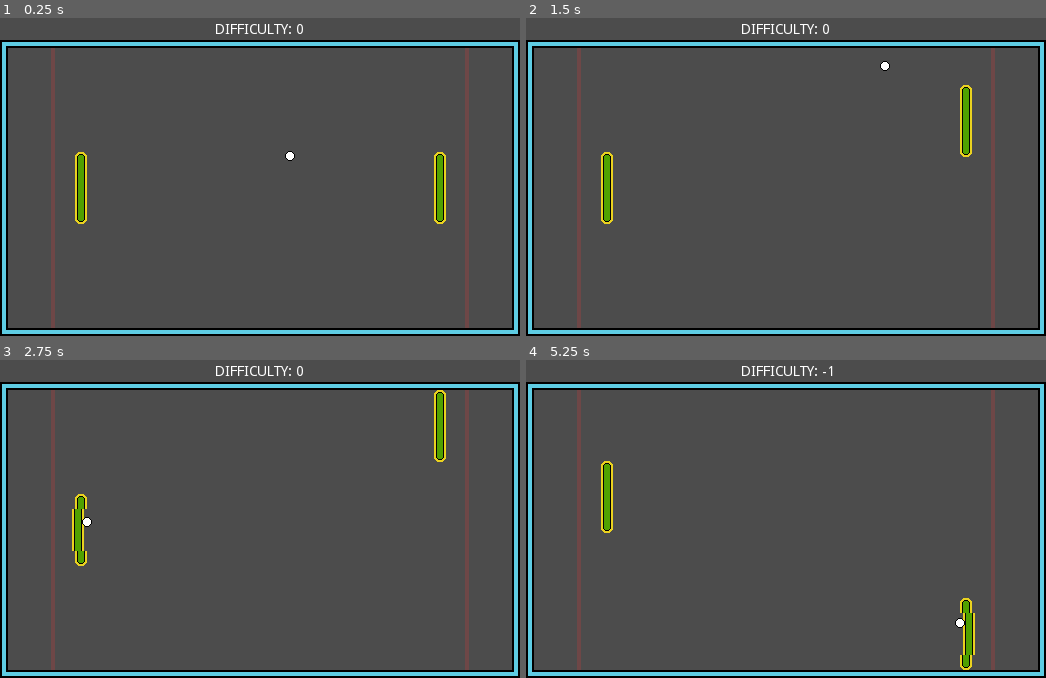
Above: before the commit, frames 1-4 (two rows, left to right).
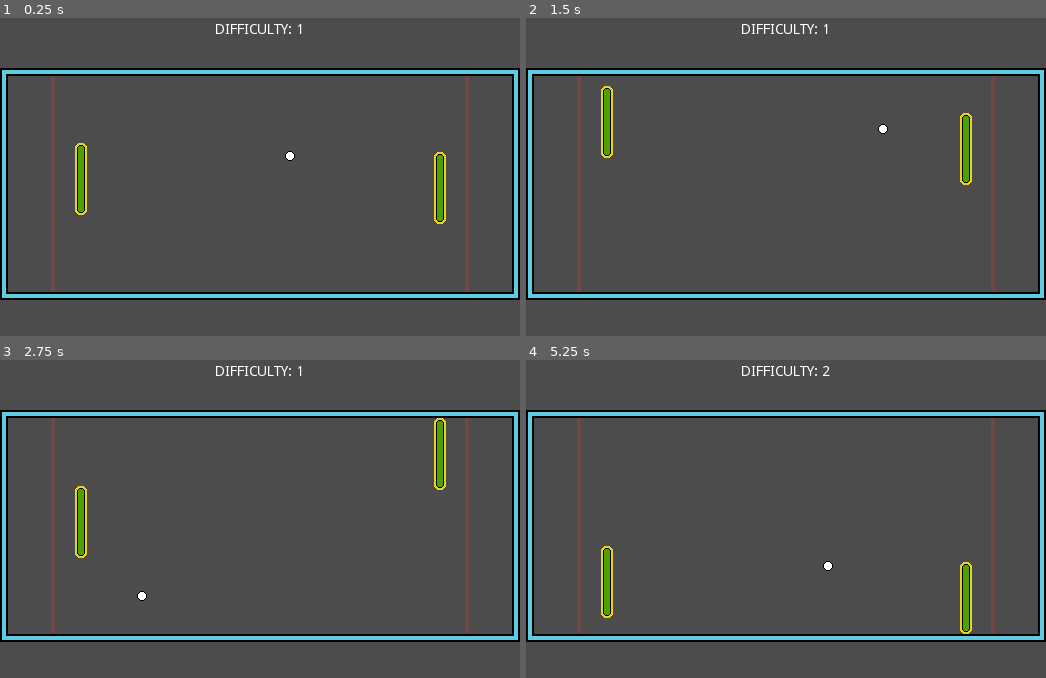
Above: after the commit, the same moments.

Repository: tkshehan/_pong
Game: Godot game, scene res://Game/Game.tscn
Two runs of this game, one before a commit and one after it. Both use one fixed random seed, a clock stepped at 60 frames per second and the inputs below. Sound files missing from this copy of the repository are replaced by a short silence.
Inputs:
- Up to frame 1 (0.25 s): no input
- Up to frame 2 (1.5 s): hold Up (move_up) 0.53-1.28 s; hold Down (move_down) from 1.28 s (still down)
- Up to frame 3 (2.75 s): release Down (move_down) at 2.03 s; hold Up (move_up) from 2.03 s (still down)
- Up to frame 4 (5.25 s): release Up (move_up) at 3.53 s; hold Down (move_down) from 3.53 s (still down)

The runs differ from the first frame. In frame 1, 11% of the frame differs, in the area x 0-100%, y 1-100%; in frame 2, 12%; in frame 3, 12%; in frame 4, 12%.

Commit message:
lowered arena ceiling, increased ai base difficulty

Diff:
--- a/Game/Actors/AI_Player.tscn
+++ b/Game/Actors/AI_Player.tscn
@@ -8,3 +8,4 @@
 [node name="Paddle" parent="." instance=ExtResource( 1 )]
 rotation = 3.14159
 script = ExtResource( 2 )
+max_speed = 400
--- a/Game/Game.gd
+++ b/Game/Game.gd
@@ -4,7 +4,7 @@
 const Center = Vector2(256,160)
 
 onready var ball = preload("res://Game/Ball.tscn")
-var difficulty = 0
+var difficulty = 1
 
 func _ready() -> void:
 	spawn_ball()
--- a/Game/Game.tscn
+++ b/Game/Game.tscn
@@ -136,7 +136,7 @@
 script = ExtResource( 7 )
 
 [node name="TileMap" type="TileMap" parent="."]
-position = Vector2( -12, 0 )
+position = Vector2( -12, -36 )
 scale = Vector2( 2, 2 )
 tile_set = SubResource( 12 )
 cell_size = Vector2( 16, 16 )
@@ -144,7 +144,7 @@
 collision_bounce = 1.0
 collision_mask = 0
 format = 1
-tile_data = PoolIntArray( 0, 1610612736, 1, 1, 1610612736, 0, 2, 1610612736, 0, 3, 1610612736, 0, 4, 1610612736, 0, 5, 1610612736, 0, 6, 1610612736, 0, 7, 1610612736, 0, 8, 1610612736, 0, 9, 1610612736, 0, 10, 1610612736, 0, 11, 1610612736, 0, 12, 1610612736, 0, 13, 1610612736, 0, 14, 1610612736, 0, 15, 1610612736, 0, 16, -1073741824, 1, 65536, -1610612736, 0, 65552, -1073741824, 0, 131072, -1610612736, 0, 131088, -1073741824, 0, 196608, -1610612736, 0, 196624, -10737 …(498 unchanged characters)…
+tile_data = PoolIntArray( 131072, 1610612736, 1, 131073, 0, 0, 131074, 0, 0, 131075, 0, 0, 131076, 0, 0, 131077, 0, 0, 131078, 0, 0, 131079, 0, 0, 131080, 0, 0, 131081, 0, 0, 131082, 0, 0, 131083, 0, 0, 131084, 0, 0, 131085, 0, 0, 131086, 0, 0, 131087, 0, 0, 131088, -1073741824, 1, 196608, -1610612736, 0, 196624, -10737 …(498 unchanged characters)…
 
 [node name="AI_Player" parent="." instance=ExtResource( 4 )]
 position = Vector2( 81, 160 )
@@ -153,9 +153,9 @@
 position = Vector2( 440, 160 )
 
 [node name="Goal_L" parent="." instance=ExtResource( 2 )]
-position = Vector2( 53, 160 )
+position = Vector2( 53, 155 )
 rotation = -1.5708
-scale = Vector2( 2.8, 2 )
+scale = Vector2( 2.24294, 1.99964 )
 z_index = -1
 
 [node name="Net_L" parent="Goal_L" instance=ExtResource( 6 )]
@@ -163,9 +163,9 @@
 scale = Vector2( 6, 0.2 )
 
 [node name="Goal_R" parent="." instance=ExtResource( 2 )]
-position = Vector2( 467, 160 )
+position = Vector2( 467, 155 )
 rotation = 1.5708
-scale = Vector2( 2.8, 2 )
+scale = Vector2( 2.18431, 2 )
 z_index = -1
 
 [node name="Net_R" parent="Goal_R" instance=ExtResource( 6 )]
Not shown, changed: README.md
